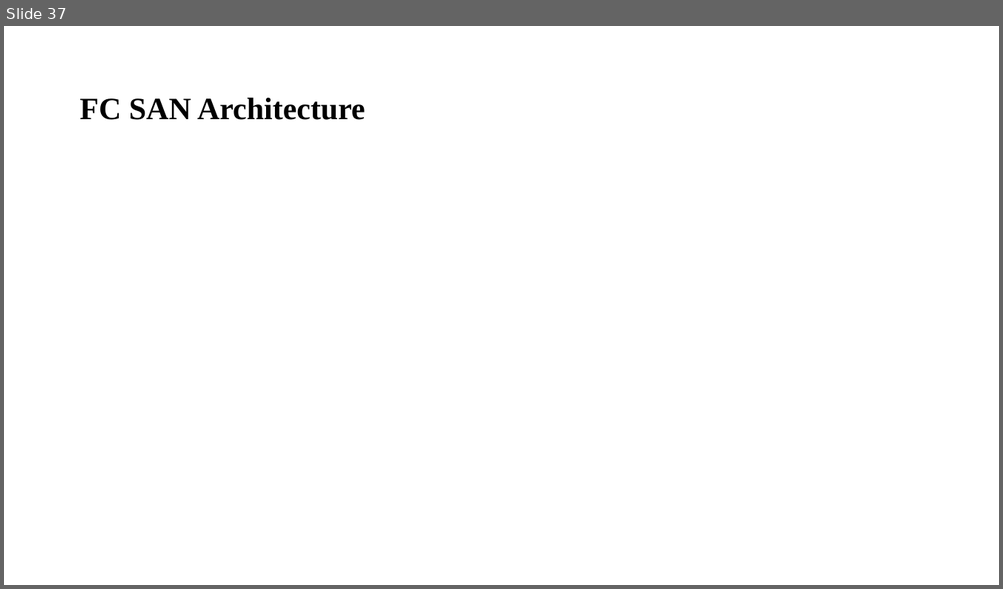
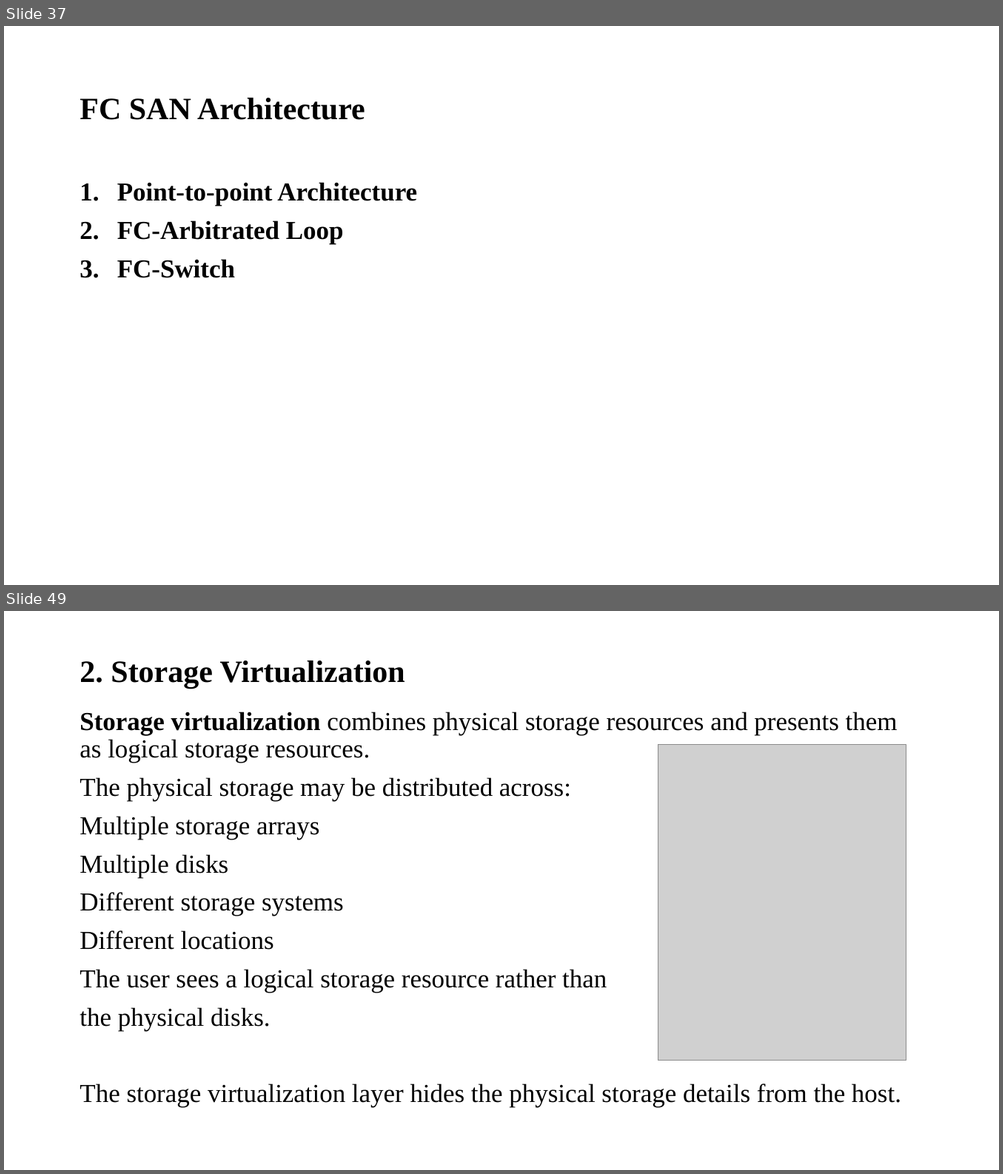
Before and after one commit to kittyboy06/Clg, a slide deck: 5th Sem/Storage Tech/UNIT 3.pptx. Shown one above the other, each under a label of ours: slide 37 before the commit, slides 37 and 49 after it; the slides between them are not shown. The pictures are 1003x589 and 1003x1174 pixels, drawn with LibreOffice and Linux fonts; fonts in the diff are those of the drawing; grey boxes stand for pictures. Boxes give left, top, right and bottom in pixels: in the first picture for what was removed or moved away, otherwise in the second. Text is boxed around its words. In the diff, an @@ line names an element or a change of style, - is before the commit and + after.

```diff
--- a/5th Sem/Storage Tech/UNIT 3.pptx
+++ b/5th Sem/Storage Tech/UNIT 3.pptx
@@ slide 49 added at (4,611,999,1170), background #FFFFFF @@
@@ title added at (79,661,405,688), 30 pt, text #000000, bold @@
+2. Storage Virtualization
@@ text added at (79,712,901,1108), 25 pt, text #000000 @@
+Storage virtualization combines physical storage resources and presents them as logical storage resources.
+The physical storage may be distributed across:
+Multiple storage arrays
+Multiple disks
+Different storage systems
+Different locations
+The user sees a logical storage resource rather than
+the physical disks.
+The storage virtualization layer hides the physical storage details from the host.
@@ picture added at (657,744,905,1061) @@
@@ slide 37 changed as well @@
@@ text added at (117,182,417,278), 25 pt, text #000000, bold @@
+1. Point-to-point Architecture
+2. FC-Arbitrated Loop
+3. FC-Switch
```
Also in this commit, not shown: 11 other slides changed, 46 other slides added, 21 other files.
